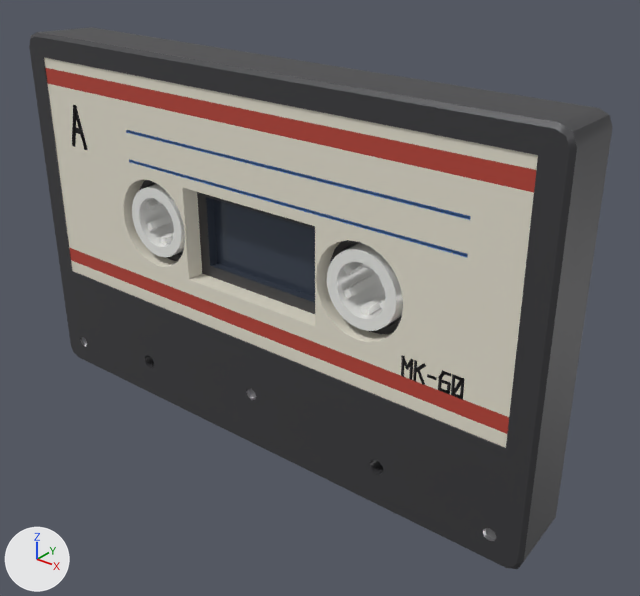
One commit to the glTF model assets/models/items/tape_birthday.glb: the scene before it, then after it.
Camera for both pictures: a camera (50 mm lens) standing at (0.0875, -0.0971, 0.0571) and looking at (0.0074, 0.0029, -0.0049). The axes (+X, +Y, +Z) are drawn at lower left. The lights are the same throughout. The picture after the commit comes second. Vertices at exactly the same position are counted once.

Objects in the first picture: 'hub_l', 'hub_r', 'label_a', 'shell'.
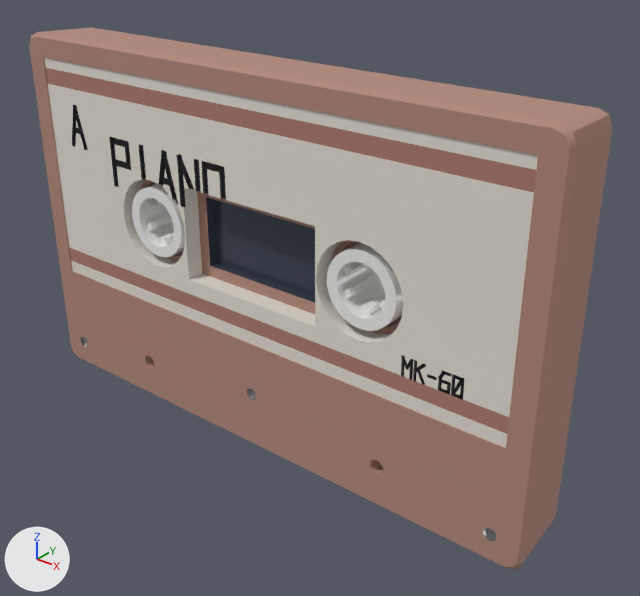
Boxes (x1, y1, x2, y2) around the edits, measured in the pictures (640 x 596 px):
part 1 of me_label_a, reshaped: (69, 105, 534, 324) in both
part 2 of me_label_a, edited (looks the same): (44, 57, 538, 448) in both
part 3 of me_label_a, recoloured: (45, 68, 536, 434) in both
part 4 of me_shell, recoloured (dark grey to beige): (29, 27, 613, 569) in both

Edits to the bpy script that builds the scene:
```text
Add mat_brick:
    mat_brick = principled_material('Brick')
    mat_brick.base_color = (0.45, 0.25, 0.2)  # beige #b3897c
    mat_brick.roughness = 0.85
Add mat_pale:
    mat_pale = principled_material('Pale')
    mat_pale.base_color = (0.78, 0.74, 0.66)  # white #e5dfd4
    mat_pale.roughness = 0.85
Add mat_ragred:
    mat_ragred = principled_material('RagRed')
    mat_ragred.base_color = (0.42, 0.2, 0.16)  # beige #ad7c6f
    mat_ragred.roughness = 0.95
Change me_label_a:
    used by ob_label_a; location = (0.0, 0.0, 0.0)
    remove me_label_a.from_pydata(...)  # 478 vertices, 964 faces; spans x -0.046..0.046, y -0.0058..-0.0024, z -0.012..0.028
    add me_label_a.from_pydata(...)  # 637 vertices, 1282 faces; spans x -0.046..0.046, y -0.0058..-0.0024, z -0.012..0.028
    me_label_a part 1
    21 vertices are removed from x -0.026..0.038, y -0.0058..-0.0053, z 0.0089..0.0188
    84 faces are deleted
    108 vertices are added at x -0.037..-0.0039, y -0.0058..-0.0054, z 0.0082..0.017
    67 new vertices lie (0.0, 0.0004, 0.0) away from vertices in x -0.0306..-0.0039, y -0.0058, z 0.0082..0.017
    5 new vertices lie (-0.001, 0.0, 0.0) away from vertices in x -0.0294..-0.0077, y -0.0054, z 0.0123..0.0157
    138 new faces join them, mat_pale (white #e5dfd4)
    264 new faces join them, mat_black (black #2c2c2c)
    me_label_a part 2: 346 faces spanning x -0.046..0.046, y -0.0058..-0.0024, z -0.012..0.028 switch from mat_cream (pale yellow #eae5d4) to mat_pale (white #e5dfd4)
    me_label_a part 3: 30 faces spanning x -0.046..0.046, y -0.0058, z -0.0098..0.0262 switch from mat_red (red #bc4538) to mat_ragred (beige #ad7c6f)
    remove me_label_a.materials.append(mat_blue)  # blue #5986c4
Change me_shell:
    where me_shell.from_pydata(...)  # 360 vertices, 732 faces; spans x -0.0502..0.0502, y -0.006..0.006, z -0.0319..0.0319
    used by ob_shell; location = (0.0, 0.0, 0.0)
    me_shell part 4: all 564 faces that had it switch from mat_rotor (dark grey #454548) to mat_brick (beige #b3897c)
```
